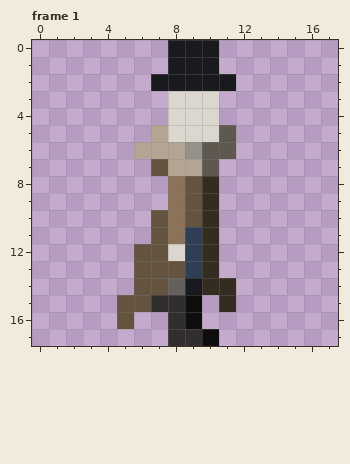
Edited in one commit: pixel-art file (aseprite files/base_character.aseprite). That is the earlier state.
18x18 pixels, 1 frame. Colours within 5 levels of each other are drawn and written as one. Shown: frame 1. The commit also changed other frames, which this record leaves out.
The same view after the edit:
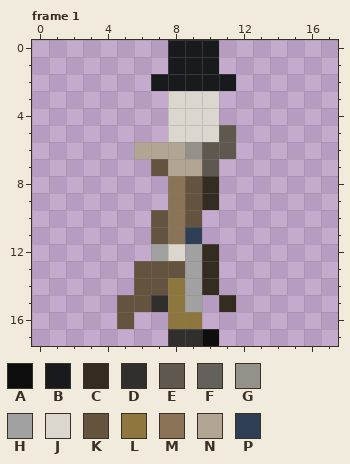
Palette (. is transparent): A #0f0e0e  B #181a1d  C #352c21  D #312f2d  E #5f584f  F #64605b  G #94918b  H #a1a1a1  J #dbd7ce  K #64533e  L #8e773f  M #8a7356  N #b3a594  P #2e3f55
From old to new:
layer "back coat shadow #2" removed
layer "left leg shadow" removed
--- frame 1, layers "hand", "coat", "back coat"
@@ x 5..9 @@
  4 ...JJ
- 5 ..NJJ
+ 5 ...JJ
  6 .NNNG
@@ x 4..13 @@
  9 ....MKC...
-10 ...KMKC...
-11 ...KMPC...
-12 ..KKJPC...
-13 ..KKKPC...
-14 ..KKFBCC..
-15 .KKDDA.C..
-16 .K..DA....
+10 ...KMK....
+11 ...KMP....
+12 ...HJHC...
+13 ..KKKHC...
+14 ..KKLHC...
+15 .KKDLH.C..
+16 .K..LL....
 17 ....DDA...
Changed places in both pictures, as pixel boxes (x1, y1, x2, y2):
erased: (151, 125, 168, 142)
changed: (134, 210, 236, 329)
